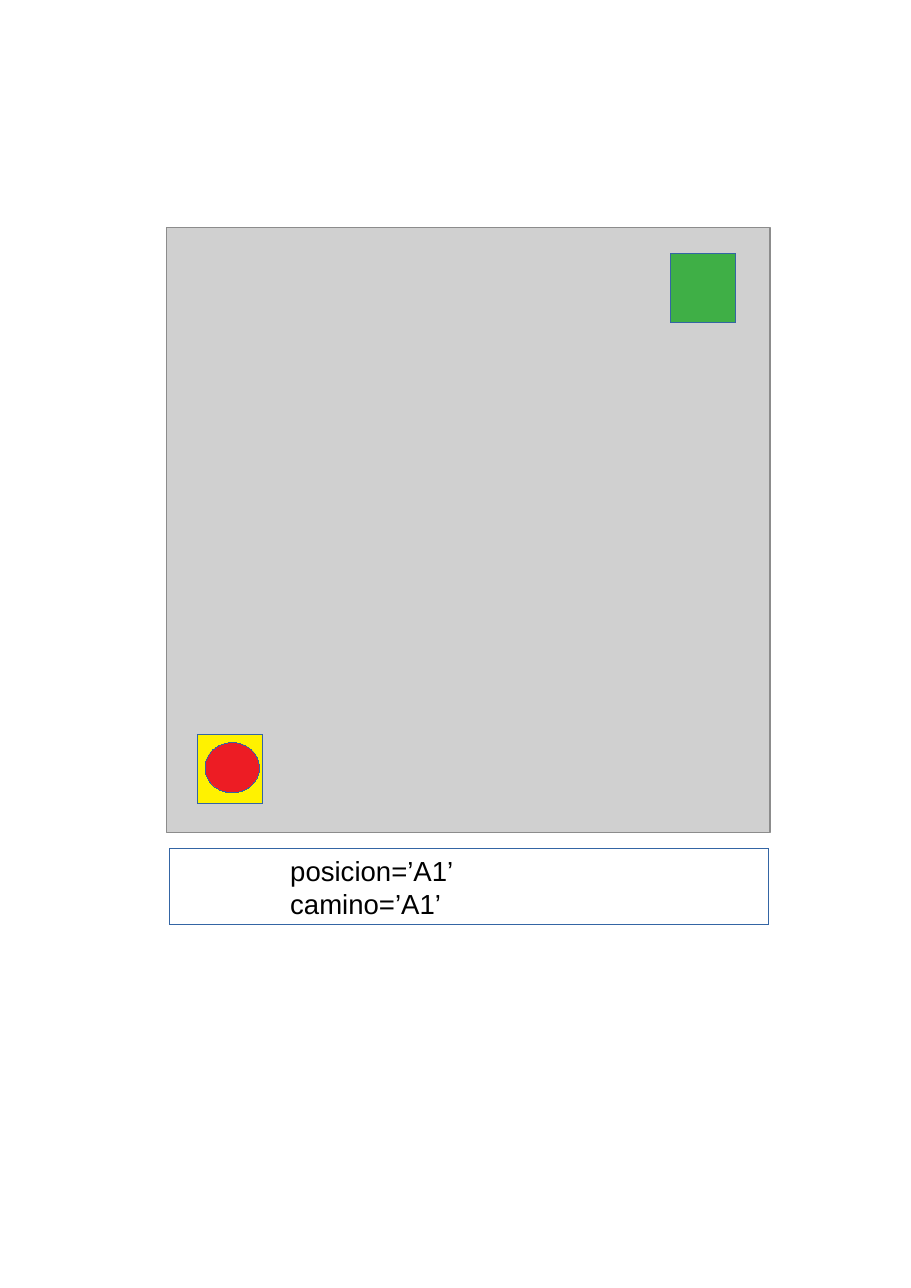
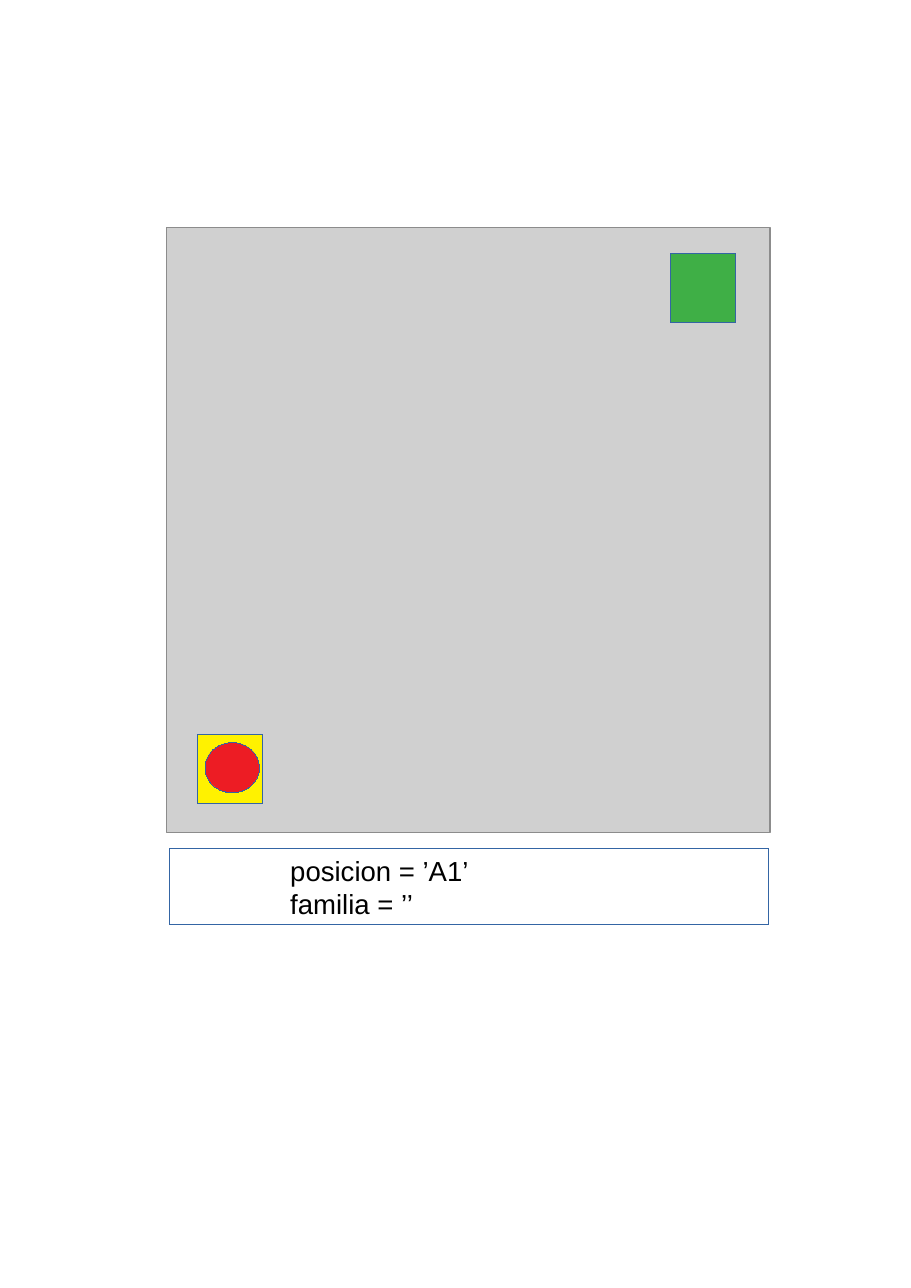
Before and after one commit to fabhrius/La-Cosa, a slide deck: slide 21 of capitulos/3 - Resolver un problema simple/Resolviendo un problema simple.odp. Drawn at 911x1288 pixels with LibreOffice and Linux fonts; fonts in the diff are those of the drawing; grey boxes stand for pictures. Boxes give left, top, right and bottom in pixels: in the first picture for what was removed or moved away, otherwise in the second. Text is boxed around its words. In the diff, an @@ line names an element or a change of style, - is before the commit and + after.

```diff
--- a/capitulos/3 - Resolver un problema simple/Resolviendo un problema simple.odp
+++ b/capitulos/3 - Resolver un problema simple/Resolviendo un problema simple.odp
@@ text in rectangle at box(290, 861, 469, 915): text changed @@
-posicion=’A1’
-camino=’A1’
+posicion = ’A1’
+familia = ’’
```
Also in this commit, not shown: 1 other slide changed, 15 other files.
